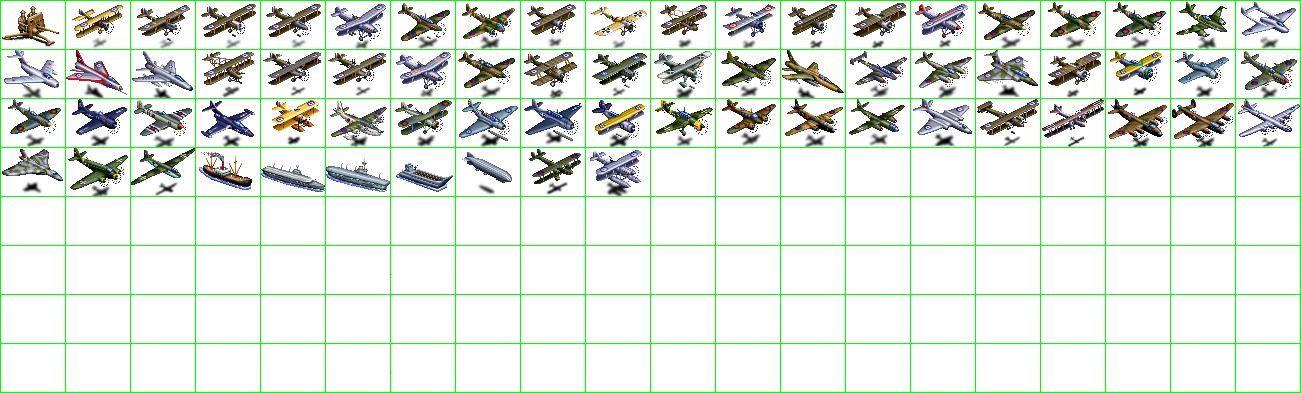
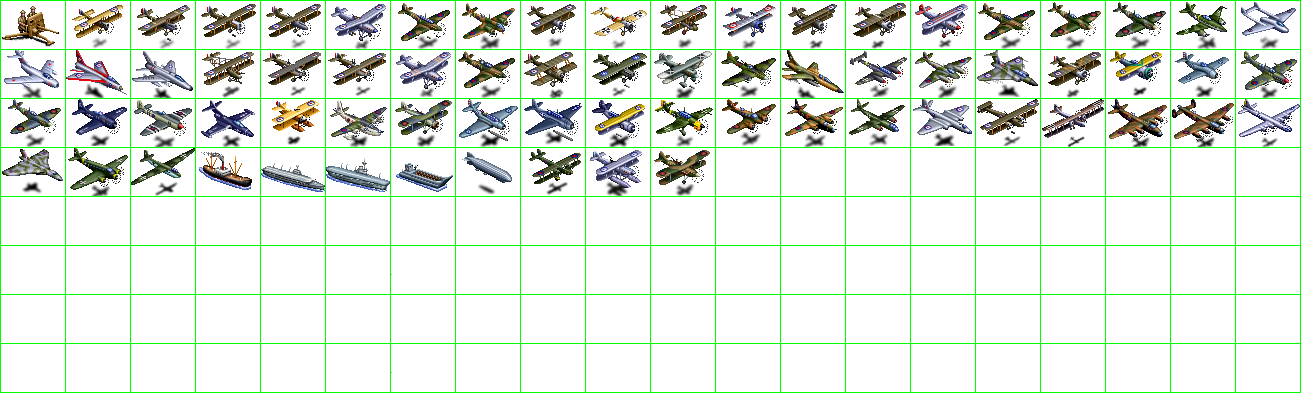
Two versions of the same layered image (1301x393). Layer-by-layer changes:
painted on "units" over [654, 150, 710, 196]
